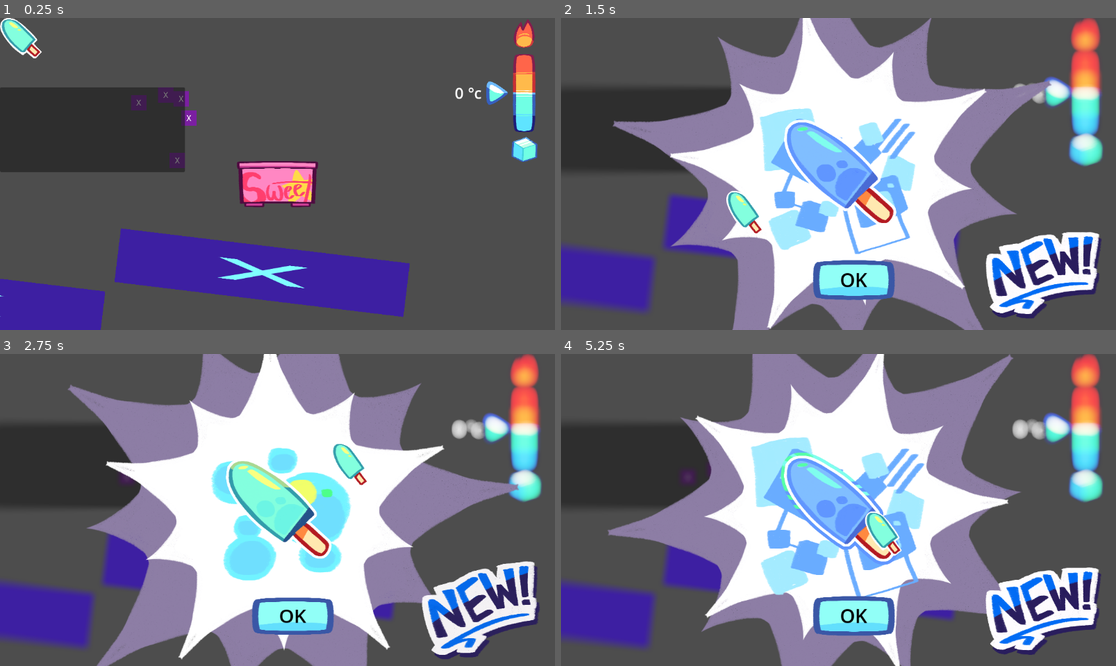
Above: before the commit, frames 1-4 (two rows, left to right).
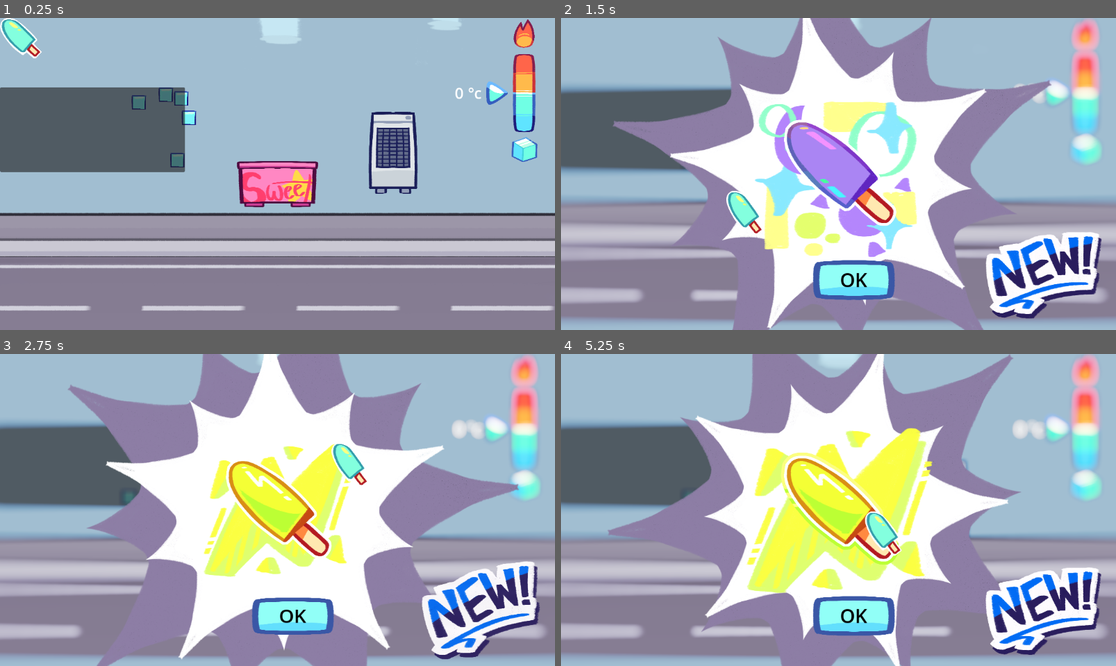
Above: after the commit, the same moments.

Repository: GuyShinto/MagicIceCreamSummer2024
Game: Godot game, scene res://scenes/map.tscn
The game is run twice, just before and just after one commit, with the same random seed, the same clock (stepped at 60 frames per second) and the same inputs.
Inputs (mouse positions are in pixels of both pictures, inside the frame that each line leads up to):
- Up to frame 1 (0.25 s): no input
- Up to frame 2 (1.5 s): tap Enter at 0.5 s; move the mouse to (960, 158) at 0.52 s; hold D (right) 0.53-1.28 s; right-click (960, 158) at 0.6 s; click (960, 158) at 0.67 s; move the mouse to (727, 189) at 1.27 s; hold A (left) from 1.28 s (still down); click (727, 189) at 1.35 s
- Up to frame 3 (2.75 s): right-click (166, 525) at 1.55 s; move the mouse to (333, 441) at 2.02 s; release A (left) at 2.03 s; hold D (right) from 2.03 s (still down); hold Mouse wheel down (left_wheel) from 2.03 s (still down); click (333, 441) at 2.17 s; right-click (333, 441) at 2.3 s
- Up to frame 4 (5.25 s): move the mouse to (810, 572) at 2.77 s; release Mouse wheel down (left_wheel) at 2.78 s; right-click (810, 572) at 2.85 s; click (810, 572) at 2.92 s; move the mouse to (1005, 556) at 3.52 s; release D (right) at 3.53 s; hold Mouse wheel up (right_wheel) 3.53-4.28 s; hold A (left) from 3.53 s (still down); click (1005, 556) at 3.67 s; right-click (1005, 556) at 3.8 s; move the mouse to (672, 463) at 4.27 s; tap 0 (sort0) at 4.35 s; click (672, 463) at 4.42 s; right-click (672, 463) at 4.55 s; move the mouse to (866, 510) at 5.02 s; hold 1 (sort1) from 5.03 s (still down); click (866, 510) at 5.17 s

The runs differ from the first frame. In frame 1, 95% of the frame differs, in the area x 0-100%, y 0-100%; in frame 2, 62%; in frame 3, 55%; in frame 4, 64%.

Commit message:
6

Diff:
--- a/resources/IceCreamBlue.tres
+++ b/resources/IceCreamBlue.tres
@@ -8,7 +8,7 @@
 
 [resource]
 script = ExtResource("1_sytoh")
-id = 2
+id = 1
 normal = ExtResource("3_utgh5")
 highlight = ExtResource("2_ck8p5")
 cursor = ExtResource("2_bqxip")
--- /dev/null
+++ b/resources/IceCreamGreen.tres
@@ -0,0 +1,16 @@
+[gd_resource type="Resource" script_class="IceCream" load_steps=6 format=3 uid="uid://cwpchjoqrt5xu"]
+
+[ext_resource type="Texture2D" uid="uid://wjc27rfrby3e" path="res://artwork/background_green.png" id="1_ij666"]
+[ext_resource type="Script" path="res://scripts/icecream.gd" id="1_mcplj"]
+[ext_resource type="Texture2D" uid="uid://beky2fkj8v5bx" path="res://artwork/cursor_green.png" id="2_6oydc"]
+[ext_resource type="Texture2D" uid="uid://dsf738htdwisg" path="res://artwork/icecream_green_highlight.png" id="3_tbb54"]
+[ext_resource type="Texture2D" uid="uid://dygu28s3n2usu" path="res://artwork/icecream_green.png" id="4_ueh36"]
+
+[resource]
+script = ExtResource("1_mcplj")
+id = 2
+normal = ExtResource("4_ueh36")
+highlight = ExtResource("3_tbb54")
+cursor = ExtResource("2_6oydc")
+background = ExtResource("1_ij666")
+color = Color(0.364706, 1, 0.431373, 1)
--- /dev/null
+++ b/resources/IceCreamOrange.tres
@@ -0,0 +1,16 @@
+[gd_resource type="Resource" script_class="IceCream" load_steps=6 format=3 uid="uid://dhg7me7o0tbcp"]
+
+[ext_resource type="Script" path="res://scripts/icecream.gd" id="1_n5ija"]
+[ext_resource type="Texture2D" uid="uid://cxtwiug5idl6u" path="res://artwork/background_orange.png" id="1_wg2iw"]
+[ext_resource type="Texture2D" uid="uid://472382btjbj2" path="res://artwork/cursor_orange.png" id="2_sncla"]
+[ext_resource type="Texture2D" uid="uid://e2gyw6noy7ee" path="res://artwork/icecream_orange_highlight.png" id="3_osf4p"]
+[ext_resource type="Texture2D" uid="uid://dtfedct7xwp78" path="res://artwork/icecream_orange.png" id="4_vpmj0"]
+
+[resource]
+script = ExtResource("1_n5ija")
+id = 3
+normal = ExtResource("4_vpmj0")
+highlight = ExtResource("3_osf4p")
+cursor = ExtResource("2_sncla")
+background = ExtResource("1_wg2iw")
+color = Color(1, 0.384314, 0, 1)
--- /dev/null
+++ b/resources/IceCreamPurple.tres
@@ -0,0 +1,16 @@
+[gd_resource type="Resource" script_class="IceCream" load_steps=6 format=3 uid="uid://cx6sexa57duci"]
+
+[ext_resource type="Script" path="res://scripts/icecream.gd" id="1_0uqxf"]
+[ext_resource type="Texture2D" uid="uid://c1beji8rt1ujy" path="res://artwork/background_purple.png" id="1_xmuqf"]
+[ext_resource type="Texture2D" uid="uid://dpvsx2aok083t" path="res://artwork/cursor_purple.png" id="2_s1qr4"]
+[ext_resource type="Texture2D" uid="uid://cqpitchn42we4" path="res://artwork/icecream_purple_highlight.png" id="3_8wtiq"]
+[ext_resource type="Texture2D" uid="uid://dbohvpgrxmfsd" path="res://artwork/icecream_purple.png" id="4_auv8f"]
+
+[resource]
+script = ExtResource("1_0uqxf")
+id = 4
+normal = ExtResource("4_auv8f")
+highlight = ExtResource("3_8wtiq")
+cursor = ExtResource("2_s1qr4")
+background = ExtResource("1_xmuqf")
+color = Color(0.701961, 0.34902, 1, 1)
--- /dev/null
+++ b/resources/IceCreamRed.tres
@@ -0,0 +1,16 @@
+[gd_resource type="Resource" script_class="IceCream" load_steps=6 format=3 uid="uid://bs4ltyo4hg4al"]
+
+[ext_resource type="Script" path="res://scripts/icecream.gd" id="1_tw4p1"]
+[ext_resource type="Texture2D" uid="uid://cpxi7k3tj6ybt" path="res://artwork/background_red.png" id="1_wf7ph"]
+[ext_resource type="Texture2D" uid="uid://ca435rt1jgfl3" path="res://artwork/cursor_red.png" id="2_slegv"]
+[ext_resource type="Texture2D" uid="uid://cg2xovgiyj2t0" path="res://artwork/icecream_red_highlight.png" id="3_j2lys"]
+[ext_resource type="Texture2D" uid="uid://did0jwqauq3fp" path="res://artwork/icecream_red.png" id="4_wpy6p"]
+
+[resource]
+script = ExtResource("1_tw4p1")
+id = 5
+normal = ExtResource("4_wpy6p")
+highlight = ExtResource("3_j2lys")
+cursor = ExtResource("2_slegv")
+background = ExtResource("1_wf7ph")
+color = Color(1, 0.160784, 0, 1)
--- a/resources/IceCreamSky.tres
+++ b/resources/IceCreamSky.tres
@@ -8,7 +8,7 @@
 
 [resource]
 script = ExtResource("1_tkerd")
-id = 1
+id = 6
 normal = ExtResource("3_2w1nk")
 highlight = ExtResource("2_hasan")
 cursor = ExtResource("2_y8c8y")
--- /dev/null
+++ b/resources/IceCreamYellow.tres
@@ -0,0 +1,16 @@
+[gd_resource type="Resource" script_class="IceCream" load_steps=6 format=3 uid="uid://cx58xog100nyy"]
+
+[ext_resource type="Texture2D" uid="uid://bkiabxmat8e6u" path="res://artwork/background_yellow.png" id="1_0hkm8"]
+[ext_resource type="Script" path="res://scripts/icecream.gd" id="1_6gwam"]
+[ext_resource type="Texture2D" uid="uid://cwhafsokbrwia" path="res://artwork/cursor_yellow.png" id="2_mjet4"]
+[ext_resource type="Texture2D" uid="uid://1sbqjdndg326" path="res://artwork/icecream_yellow_highlight.png" id="3_yyn1j"]
+[ext_resource type="Texture2D" uid="uid://0ovms1gw6pv2" path="res://artwork/icecream_yellow.png" id="4_bgejk"]
+
+[resource]
+script = ExtResource("1_6gwam")
+id = 7
+normal = ExtResource("4_bgejk")
+highlight = ExtResource("3_yyn1j")
+cursor = ExtResource("2_mjet4")
+background = ExtResource("1_0hkm8")
+color = Color(1, 1, 0, 1)
--- /dev/null
+++ b/scenes/components/electrical.tscn
@@ -0,0 +1,6 @@
+[gd_scene load_steps=2 format=3 uid="uid://beh2hjltheqi2"]
+
+[ext_resource type="Script" path="res://scripts/electrical.gd" id="1_qflan"]
+
+[node name="electrical" type="Node"]
+script = ExtResource("1_qflan")
--- a/scenes/map.tscn
+++ b/scenes/map.tscn
@@ -1,19 +1,21 @@
-[gd_scene load_steps=12 format=3 uid="uid://5a8xxdgot35"]
+[gd_scene load_steps=15 format=3 uid="uid://5a8xxdgot35"]
 
-[ext_resource type="Shader" path="res://shaders/freeze.gdshader" id="1_6aelu"]
-[ext_resource type="Texture2D" uid="uid://bjv8fhnchxirw" path="res://artwork/unnamed.png" id="1_hielf"]
 [ext_resource type="Script" path="res://scripts/camera.gd" id="1_kb7a6"]
+[ext_resource type="Texture2D" uid="uid://bqefhhqf6o3q2" path="res://artwork/road.png" id="3_4qlyq"]
 [ext_resource type="PackedScene" uid="uid://dk6bfjygvn27l" path="res://scenes/components/object.tscn" id="3_ri6xi"]
 [ext_resource type="PackedScene" uid="uid://cx8jhcse056l0" path="res://scenes/objects/ice.tscn" id="4_84b7g"]
 [ext_resource type="Script" path="res://scripts/player.gd" id="4_i4hf1"]
+[ext_resource type="PackedScene" uid="uid://d0oi5rtre11ta" path="res://scenes/objects/cooly.tscn" id="4_vhmns"]
 [ext_resource type="PackedScene" uid="uid://erup7tk34o2n" path="res://scenes/ui.tscn" id="4_ytiwv"]
 [ext_resource type="Texture2D" uid="uid://bctqsbb2cstwy" path="res://artwork/player_shell.png" id="5_nqpcx"]
+[ext_resource type="Texture2D" uid="uid://dd5vqs2e5cc2y" path="res://artwork/background_parallax2.png" id="9_b60b1"]
+[ext_resource type="Texture2D" uid="uid://bc1n8xxrfhku7" path="res://artwork/background_parallax1.png" id="9_sh8ua"]
+[ext_resource type="Texture2D" uid="uid://duiqwbvqup48v" path="res://artwork/background_parallax_lower.png" id="10_h54iy"]
+
+[sub_resource type="ShaderMaterial" id="ShaderMaterial_nbni0"]
 
 [sub_resource type="RectangleShape2D" id="RectangleShape2D_6qm2e"]
-size = Vector2(602, 114)
-
-[sub_resource type="ShaderMaterial" id="ShaderMaterial_nbni0"]
-shader = ExtResource("1_6aelu")
+size = Vector2(1280, 248)
 
 [sub_resource type="PhysicsMaterial" id="PhysicsMaterial_j82aa"]
 friction = 0.3
@@ -27,44 +29,40 @@
 [node name="floors" type="Node2D" parent="."]
 
 [node name="road" type="StaticBody2D" parent="floors"]
-rotation = 0.120428
-
-[node name="collision" type="CollisionShape2D" parent="floors/road"]
-position = Vector2(-8, 216)
-shape = SubResource("RectangleShape2D_6qm2e")
 
 [node name="icon" type="Sprite2D" parent="floors/road"]
 material = SubResource("ShaderMaterial_nbni0")
 position = Vector2(-6.00001, 216)
-scale = Vector2(1.67778, 0.311111)
-texture = ExtResource("1_hielf")
+texture = ExtResource("3_4qlyq")
+
+[node name="collision" type="CollisionShape2D" parent="floors/road"]
+position = Vector2(-8, 220)
+shape = SubResource("RectangleShape2D_6qm2e")
 
 [node name="road2" type="StaticBody2D" parent="floors"]
-rotation = 0.120428
-
-[node name="collision" type="CollisionShape2D" parent="floors/road2"]
-position = Vector2(-626.514, 349.801)
-shape = SubResource("RectangleShape2D_6qm2e")
+position = Vector2(1280, 56)
+rotation = 0.0878534
 
 [node name="icon" type="Sprite2D" parent="floors/road2"]
 material = SubResource("ShaderMaterial_nbni0")
-position = Vector2(-626.514, 349.801)
-scale = Vector2(1.67778, 0.311111)
-texture = ExtResource("1_hielf")
+position = Vector2(-6.00001, 216)
+texture = ExtResource("3_4qlyq")
+
+[node name="collision" type="CollisionShape2D" parent="floors/road2"]
+position = Vector2(-8, 220)
+shape = SubResource("RectangleShape2D_6qm2e")
 
 [node name="road3" type="StaticBody2D" parent="floors"]
-position = Vector2(1200, 248)
-rotation = 0.120428
-
-[node name="collision" type="CollisionShape2D" parent="floors/road3"]
-position = Vector2(-626.514, 349.801)
-shape = SubResource("RectangleShape2D_6qm2e")
+position = Vector2(2520, 112)
 
 [node name="icon" type="Sprite2D" parent="floors/road3"]
 material = SubResource("ShaderMaterial_nbni0")
-position = Vector2(-626.514, 349.801)
-scale = Vector2(1.67778, 0.311111)
-texture = ExtResource("1_hielf")
+position = Vector2(-6.00001, 216)
+texture = ExtResource("3_4qlyq")
+
+[node name="collision" type="CollisionShape2D" parent="floors/road3"]
+position = Vector2(-8, 220)
+shape = SubResource("RectangleShape2D_6qm2e")
 
 [node name="objects" type="Node2D" parent="."]
 
@@ -83,12 +81,16 @@
 [node name="ice5" parent="objects" instance=ExtResource("4_84b7g")]
 position = Vector2(-288, -168)
 
+[node name="cooly" parent="objects" instance=ExtResource("4_vhmns")]
+position = Vector2(240, -64)
+
 [node name="players" type="Node2D" parent="."]
 
 [node name="player" type="RigidBody2D" parent="players" groups=["player"]]
 mass = 20.0
 physics_material_override = SubResource("PhysicsMaterial_j82aa")
 script = ExtResource("4_i4hf1")
+speed = 500
 
 [node name="icon" type="Sprite2D" parent="players/player"]
 scale = Vector2(0.144444, 0.132434)
@@ -101,3 +103,31 @@
 [node name="object" parent="players/player" instance=ExtResource("3_ri6xi")]
 
 [node name="ui" parent="." instance=ExtResource("4_ytiwv")]
+
+[node name="ParallaxBackground" type="ParallaxBackground" parent="."]
+
+[node name="ParallaxLayer2" type="ParallaxLayer" parent="ParallaxBackground"]
+motion_scale = Vector2(0.1, 1)
+motion_mirroring = Vector2(3800, 0)
+
+[node name="icon" type="Sprite2D" parent="ParallaxBackground/ParallaxLayer2"]
+position = Vector2(0, -564.75)
+scale = Vector2(1.28, 1)
+texture = ExtResource("9_b60b1")
+
+[node name="ParallaxLayer" type="ParallaxLayer" parent="ParallaxBackground"]
+motion_scale = Vector2(0.2, 1)
+motion_mirroring = Vector2(3800, 0)
+
+[node name="icon" type="Sprite2D" parent="ParallaxBackground/ParallaxLayer"]
+position = Vector2(-6.10352e-05, -564.75)
+scale = Vector2(1.28, 1)
+texture = ExtResource("9_sh8ua")
+
+[node name="lower" type="ParallaxLayer" parent="ParallaxBackground"]
+motion_mirroring = Vector2(3800, 0)
+
+[node name="icon" type="Sprite2D" parent="ParallaxBackground/lower"]
+position = Vector2(3.43323e-05, 1368)
+scale = Vector2(5, 3)
+texture = ExtResource("10_h54iy")
--- /dev/null
+++ b/scenes/objects/cooly.tscn
@@ -0,0 +1,27 @@
+[gd_scene load_steps=6 format=3 uid="uid://d0oi5rtre11ta"]
+
+[ext_resource type="Texture2D" uid="uid://dvs065ddo8gx3" path="res://artwork/cooly_off.png" id="1_sopbi"]
+[ext_resource type="PackedScene" uid="uid://beh2hjltheqi2" path="res://scenes/components/electrical.tscn" id="2_q3yib"]
+[ext_resource type="PackedScene" uid="uid://dk6bfjygvn27l" path="res://scenes/components/object.tscn" id="3_j7h3x"]
+
+[sub_resource type="PhysicsMaterial" id="PhysicsMaterial_jdq4d"]
+friction = 0.8
+bounce = 0.1
+
+[sub_resource type="RectangleShape2D" id="RectangleShape2D_caupk"]
+size = Vector2(96, 160)
+
+[node name="cooly" type="RigidBody2D"]
+mass = 20.0
+physics_material_override = SubResource("PhysicsMaterial_jdq4d")
+
+[node name="icon" type="Sprite2D" parent="."]
+scale = Vector2(0.15, 0.15)
+texture = ExtResource("1_sopbi")
+
+[node name="collision" type="CollisionShape2D" parent="."]
+shape = SubResource("RectangleShape2D_caupk")
+
+[node name="electrical" parent="." instance=ExtResource("2_q3yib")]
+
+[node name="object" parent="." instance=ExtResource("3_j7h3x")]
--- a/scenes/objects/ice.tscn
+++ b/scenes/objects/ice.tscn
@@ -2,7 +2,7 @@
 
 [ext_resource type="PackedScene" uid="uid://sctptykp0ome" path="res://scenes/components/melt.tscn" id="1_oqy7f"]
 [ext_resource type="PackedScene" uid="uid://dk6bfjygvn27l" path="res://scenes/components/object.tscn" id="2_de4v3"]
-[ext_resource type="Texture2D" uid="uid://bjv8fhnchxirw" path="res://artwork/unnamed.png" id="3_k30lb"]
+[ext_resource type="Texture2D" uid="uid://dthasv372nj0f" path="res://artwork/ice.png" id="3_xqj2p"]
 
 [sub_resource type="PhysicsMaterial" id="PhysicsMaterial_ritmh"]
 friction = 0.0
@@ -21,9 +21,9 @@
 [node name="object" parent="." instance=ExtResource("2_de4v3")]
 
 [node name="icon" type="Sprite2D" parent="."]
-position = Vector2(-7.15256e-07, -9.53674e-07)
-scale = Vector2(0.0888889, 0.0888889)
-texture = ExtResource("3_k30lb")
+position = Vector2(0, 9.53674e-07)
+scale = Vector2(0.0416667, 0.0416667)
+texture = ExtResource("3_xqj2p")
 
 [node name="collision" type="CollisionShape2D" parent="."]
 shape = SubResource("RectangleShape2D_inpjl")
--- a/scenes/ui.tscn
+++ b/scenes/ui.tscn
@@ -16,11 +16,16 @@
 [ext_resource type="Texture2D" uid="uid://qa66dkkrdqrd" path="res://artwork/background_rewards.png" id="13_u444q"]
 [ext_resource type="Texture2D" uid="uid://x30547yg8ic5" path="res://artwork/icecream_sky.png" id="14_0xt2j"]
 [ext_resource type="Script" path="res://scripts/cursor.gd" id="14_323sj"]
+[ext_resource type="Resource" uid="uid://cwpchjoqrt5xu" path="res://resources/IceCreamGreen.tres" id="14_d7xx1"]
 [ext_resource type="Resource" uid="uid://duy806ug2vo4m" path="res://resources/IceCreamSky.tres" id="14_xtdhn"]
+[ext_resource type="Resource" uid="uid://dhg7me7o0tbcp" path="res://resources/IceCreamOrange.tres" id="15_3trvn"]
 [ext_resource type="Texture2D" uid="uid://b3n473sniqmhc" path="res://artwork/background_sky.png" id="15_55yp3"]
 [ext_resource type="Resource" uid="uid://b2s050wmur1xy" path="res://resources/IceCreamBlue.tres" id="15_gf1ej"]
 [ext_resource type="Shader" path="res://shaders/blur.gdshader" id="16_7f8p6"]
+[ext_resource type="Resource" uid="uid://cx6sexa57duci" path="res://resources/IceCreamPurple.tres" id="16_s504m"]
 [ext_resource type="Texture2D" uid="uid://yxj5lmb86np0" path="res://artwork/background_rewards2.png" id="17_mwy7i"]
+[ext_resource type="Resource" uid="uid://bs4ltyo4hg4al" path="res://resources/IceCreamRed.tres" id="17_rgcuy"]
+[ext_resource type="Resource" uid="uid://cx58xog100nyy" path="res://resources/IceCreamYellow.tres" id="19_brh10"]
 [ext_resource type="Texture2D" uid="uid://dmkm12ys5ykb1" path="res://artwork/new.png" id="19_hrn2n"]
 [ext_resource type="Texture2D" uid="uid://b0nji2deshrdx" path="res://artwork/button.png" id="21_gen20"]
 [ext_resource type="Texture2D" uid="uid://cqc81kps1bupw" path="res://artwork/button_highlight.png" id="22_f5bkw"]
@@ -177,7 +182,7 @@
 grow_vertical = 2
 theme_override_styles/panel = SubResource("StyleBoxEmpty_prlr5")
 script = ExtResource("13_6pg3b")
-iceCreamList = Array[Resource("res://scripts/icecream.gd")]([ExtResource("14_xtdhn"), ExtResource("15_gf1ej")])
+iceCreamList = Array[Resource("res://scripts/icecream.gd")]([ExtResource("15_gf1ej"), ExtResource("14_d7xx1"), ExtResource("15_3trvn"), ExtResource("16_s504m"), ExtResource("17_rgcuy"), ExtResource("14_xtdhn"), ExtResource("19_brh10")])
 
 [node name="blur" type="ColorRect" parent="rewards"]
 material = SubResource("ShaderMaterial_q324t")
@@ -187,10 +192,10 @@
 anchor_top = 0.5
 anchor_right = 0.5
 anchor_bottom = 0.5
-offset_left = -896.0
-offset_top = -640.0
-offset_right = 896.0
-offset_bottom = 640.0
+offset_left = -1172.0
+offset_top = -782.0
+offset_right = 1172.0
+offset_bottom = 782.0
 grow_horizontal = 2
 grow_vertical = 2
 
--- a/scripts/cursor.gd
+++ b/scripts/cursor.gd
@@ -58,7 +58,7 @@
 			_click()
 		elif Input.is_action_just_pressed("right_click"):
 			_click()
-			Global.rewards._show(randi_range(1,2))
+			Global.rewards._show(randi_range(1,7))
 		elif Input.is_action_pressed("left_wheel"):
 			_set_mouse(indexItem+1)
 		elif Input.is_action_pressed("right_wheel"):
--- /dev/null
+++ b/scripts/electrical.gd
@@ -0,0 +1,11 @@
+extends Node
+
+@export var cooly : float
+@export var fan : float
+@export var electricalOff : Texture2D
+@export var electricalOn : Texture2D
+
+var HasOn:bool
+
+func _ready():
+	pass
--- a/scripts/object.gd
+++ b/scripts/object.gd
@@ -2,8 +2,6 @@
 
 @onready var main := $".."
 
-@export var electrical : bool = false
-@export var cooly : float = 1.0
 @export var canFreeze : bool = true
 
 func _process(delta):
Binary file added: artwork/air_off.png
Not shown, added: artwork/air_off.png.import
Binary file added: artwork/air_on.png
Not shown, added: artwork/air_on.png.import
Binary file added: artwork/background_parallax1.png
Not shown, added: artwork/background_parallax1.png.import
Binary file added: artwork/background_parallax2.png
Not shown, added: artwork/background_parallax2.png.import
Binary file added: artwork/background_parallax_lower.png
Not shown, added: artwork/background_parallax_lower.png.import
Binary file added: artwork/cone.png
Not shown, added: artwork/cone.png.import
(and 29 more such lines)
